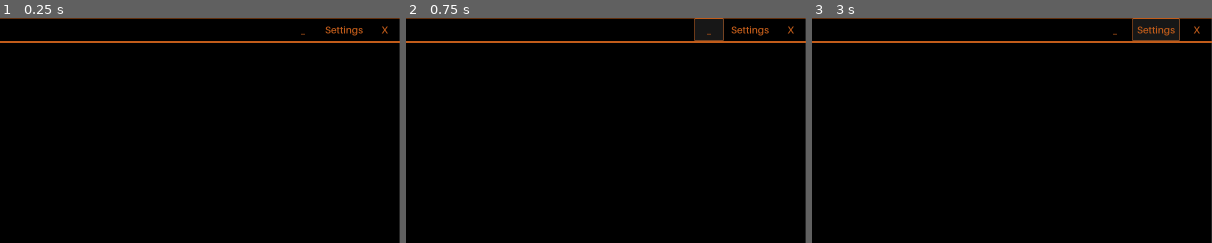
Above: before the commit, frames 1-3 (left to right).
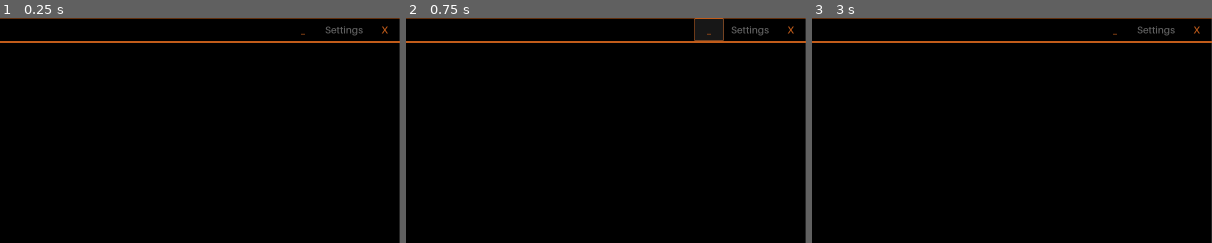
Above: after the commit, the same moments.

Repository: ftschirpke/GamesLauncher
Game: Godot game, scene res://scenes/starter.tscn
Two runs of this game, one before a commit and one after it. Both use one fixed random seed, a clock stepped at 60 frames per second and the inputs below.
Inputs (mouse positions are % of the whole screen's width and height, from its top left):
- Up to frame 1 (0.25 s): no input
- Up to frame 2 (0.75 s): click "_" at 0.5 s
- Up to frame 3 (3 s): click "_" at 1.25 s; click "_" at 2 s; click (93, 3) at 2.75 s, where only the run before the commit has a clickable "Settings"
The pictures show only the part of the screen within x 50-100%, y 0-50%; the shares and areas given below are measured in that part.

The runs differ from the first frame. In frame 1, 0.2% of the frame differs, in the area x 81-91%, y 3-8%; in frame 2, 0.2%; in frame 3, 0.4%, in the area x 80-92%, y 0-11%.

Commit message:
ui: hot fix settings button on startup

Diff:
--- a/assets/header_theme.tres
+++ b/assets/header_theme.tres
@@ -3,9 +3,9 @@
 [ext_resource type="FontFile" uid="uid://dcfb6a0jxdi5j" path="res://assets/fonts/aileron/Aileron-SemiBold.otf" id="1_tk5uy"]
 
 [sub_resource type="StyleBoxFlat" id="StyleBoxFlat_6d0sr"]
-content_margin_left = 20.0
+content_margin_left = 10.0
 content_margin_top = 10.0
-content_margin_right = 20.0
+content_margin_right = 10.0
 content_margin_bottom = 10.0
 bg_color = Color(0.6, 0.6, 0.6, 0)
 border_color = Color(0.376471, 0.376471, 0.376471, 1)
--- a/scenes/starter.tscn
+++ b/scenes/starter.tscn
@@ -72,6 +72,7 @@
 
 [node name="SettingsButton" type="Button" parent="VBoxContainer/Header"]
 layout_mode = 2
+disabled = true
 text = "Settings"
 
 [node name="QuitButton" parent="VBoxContainer/Header" instance=ExtResource("3_038cx")]
